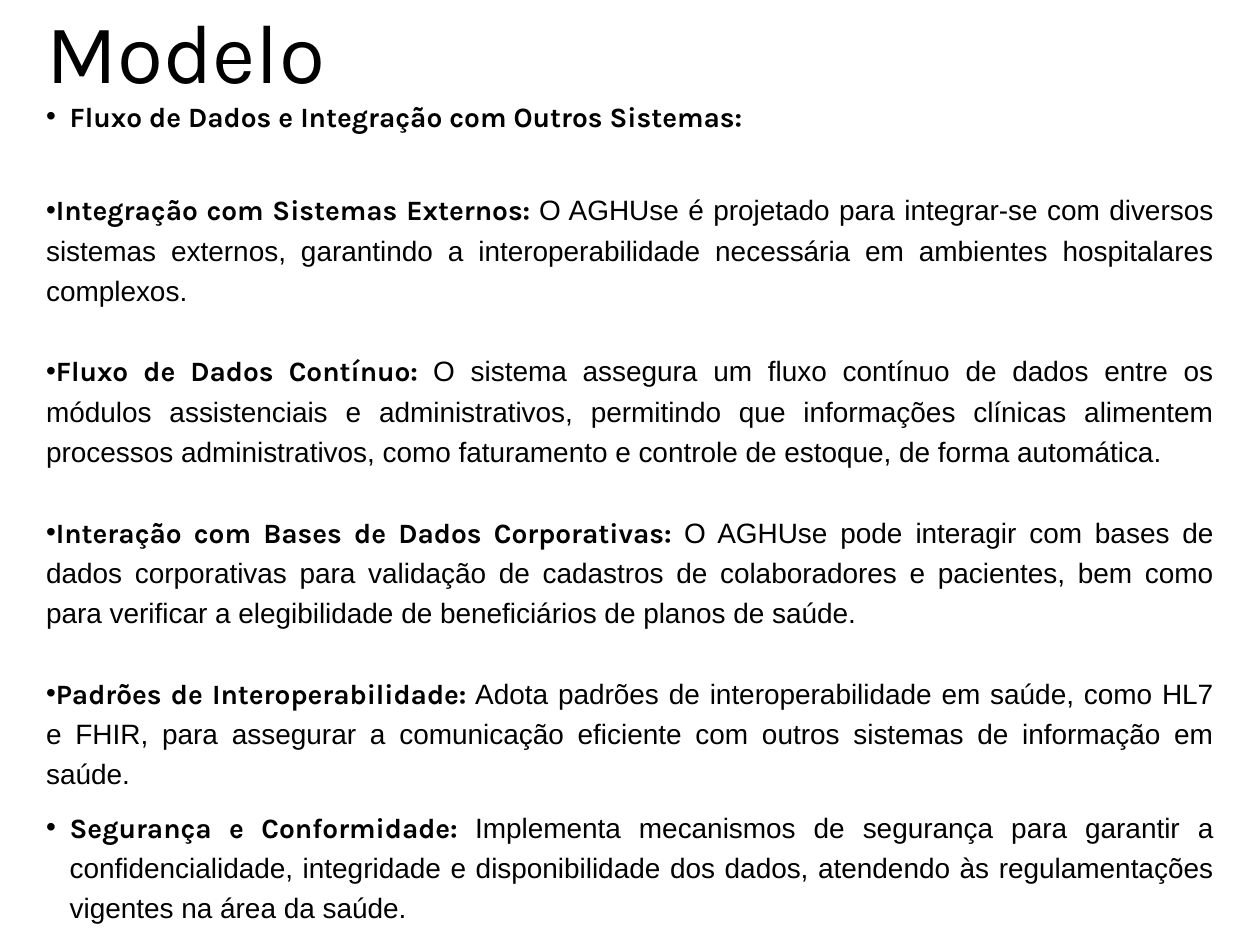
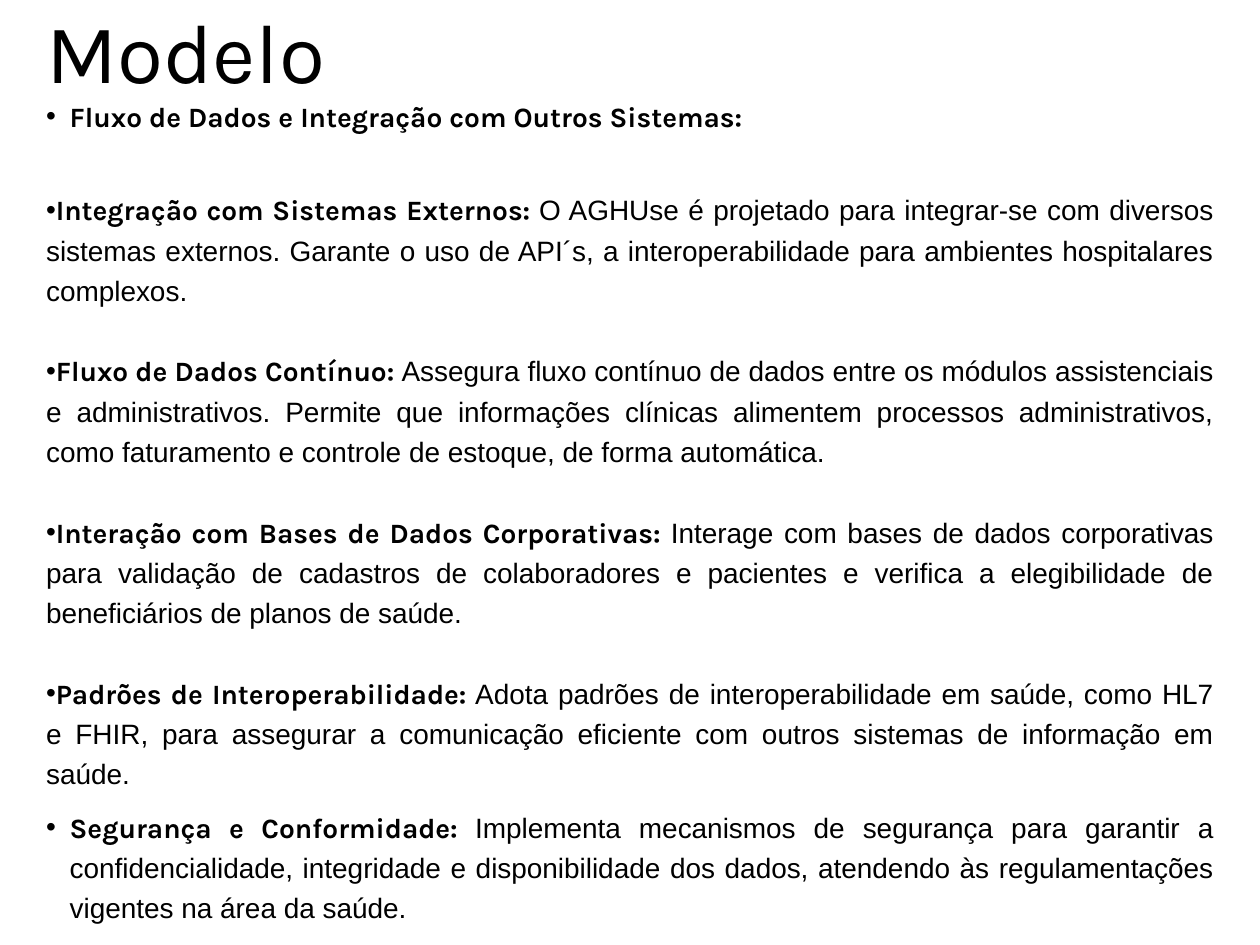
Before and after one commit to ProjetosALVF/ALVF_ProspeccaoGestao_TI, a slide deck: slide 43 of ALVF_AnalisePropostas_TI_DiretoriaExecutiva_Fev_2025/Apresentação_ProspecçãoSistema_Core_ALVF.pptx. Drawn at 1260x945 pixels with LibreOffice and Linux fonts; fonts in the diff are those of the drawing. Boxes give left, top, right and bottom in pixels: in the first picture for what was removed or moved away, otherwise in the second. Text is boxed around its words. In the diff, an @@ line names an element or a change of style, - is before the commit and + after.

```diff
--- a/ALVF_AnalisePropostas_TI_DiretoriaExecutiva_Fev_2025/Apresentação_ProspecçãoSistema_Core_ALVF.pptx
+++ b/ALVF_AnalisePropostas_TI_DiretoriaExecutiva_Fev_2025/Apresentação_ProspecçãoSistema_Core_ALVF.pptx
@@ text at <box>46,199,1213,628</box>: text changed @@
-• Integração com Sistemas Externos: O AGHUse é projetado para integrar-se com diversos sistemas externos, garantindo a interoperabilidade necessária em ambientes hospitalares complexos.
-• Fluxo de Dados Contínuo: O sistema assegura um fluxo contínuo de dados entre os módulos assistenciais e administrativos, permitindo que informações clínicas alimentem processos administrativos, como faturamento e controle de estoque, de forma automática.
-• Interação com Bases de Dados Corporativas: O AGHUse pode interagir com bases de dados corporativas para validação de cadastros de colaboradores e pacientes, bem como para verificar a elegibilidade de beneficiários de planos de saúde.
+• Integração com Sistemas Externos: O AGHUse é projetado para integrar-se com diversos sistemas externos. Garante o uso de API´s, a interoperabilidade para ambientes hospitalares complexos.
+• Fluxo de Dados Contínuo: Assegura fluxo contínuo de dados entre os módulos assistenciais e administrativos. Permite que informações clínicas alimentem processos administrativos, como faturamento e controle de estoque, de forma automática.
+• Interação com Bases de Dados Corporativas: Interage com bases de dados corporativas para validação de cadastros de colaboradores e pacientes e verifica a elegibilidade de beneficiários de planos de saúde.
```
Also in this commit, not shown: 4 other slides changed, 4 slides added.
